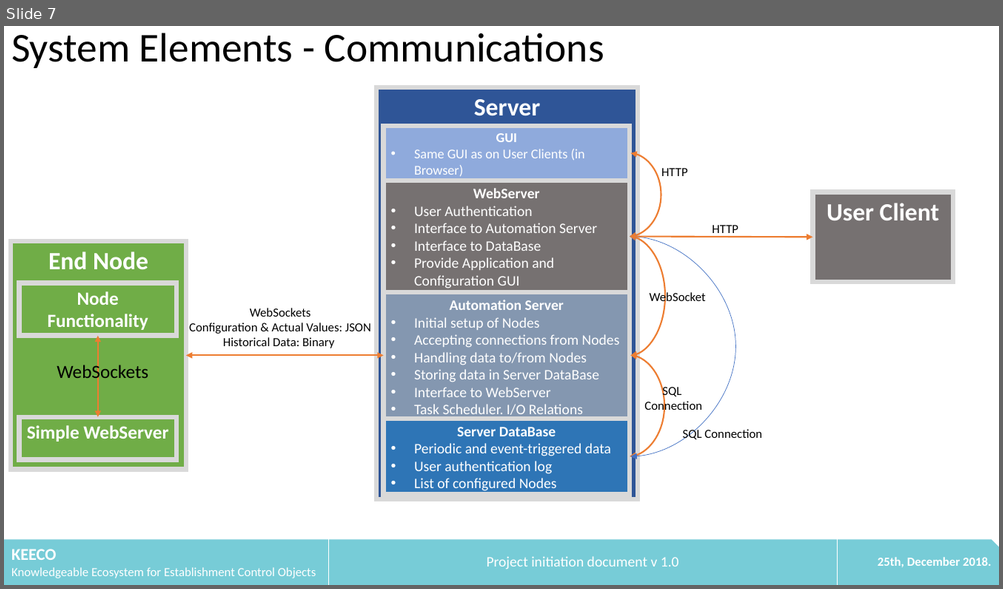
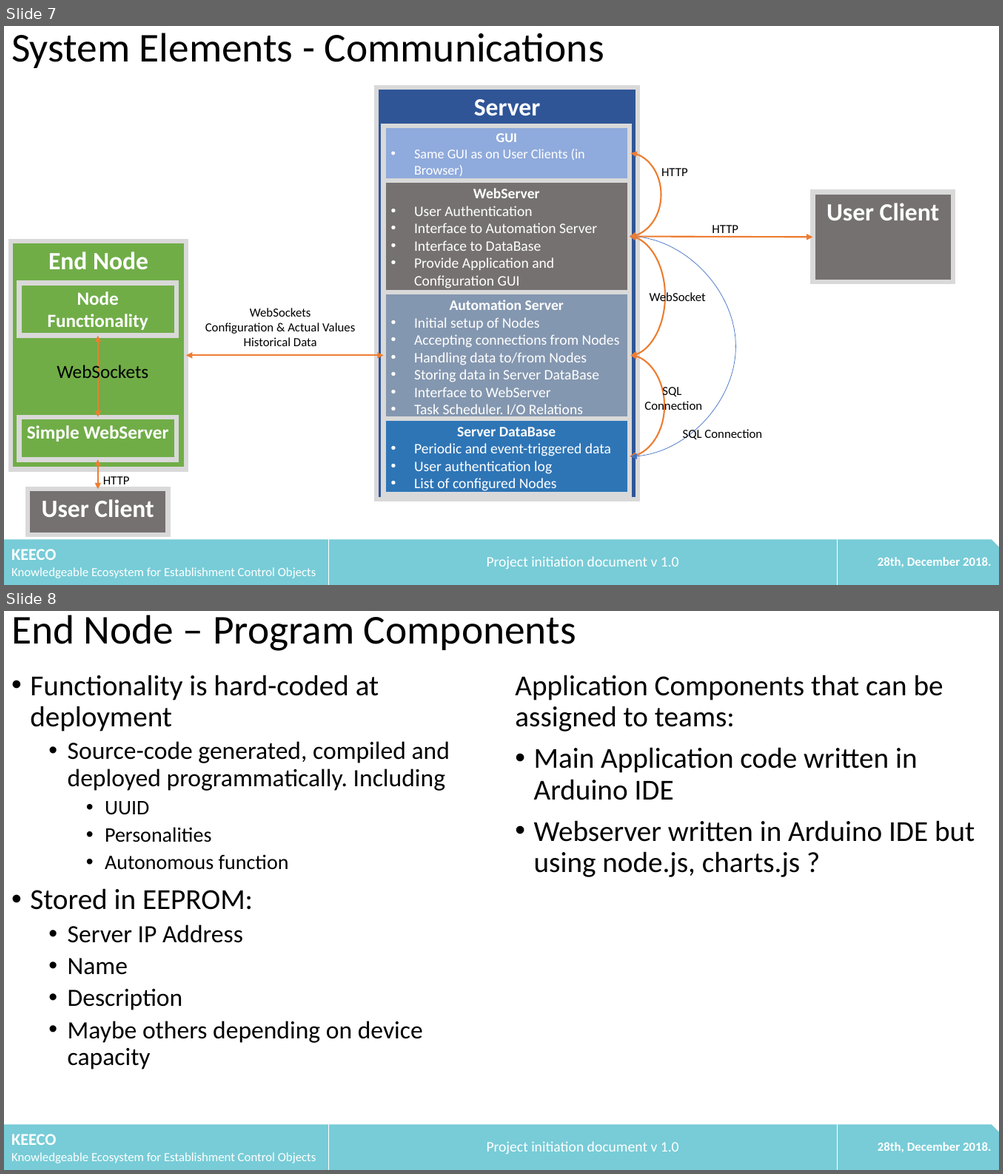
Before and after one commit to litechniks/KEECO, a slide deck: docs/20181225_KEECO_ProjectInit.pptx. Shown one above the other, each under a label of ours: slide 7 before the commit, slides 7 and 8 after it. The pictures are 1003x589 and 1003x1174 pixels, drawn with LibreOffice and Linux fonts; fonts in the diff are those of the drawing. Boxes give left, top, right and bottom in pixels: in the first picture for what was removed or moved away, otherwise in the second. Text is boxed around its words. In the diff, an @@ line names an element or a change of style, - is before the commit and + after.

Commit message:
Update 20181225_KEECO_ProjectInit.pptx
Additions on 12_18: milestones

```diff
--- a/docs/20181225_KEECO_ProjectInit.pptx
+++ b/docs/20181225_KEECO_ProjectInit.pptx
@@ slide 8 added at [4, 611, 999, 1170], background #FFFFFF @@
@@ text added at [11, 615, 576, 651], 39.6 pt, text #000000 @@
+End Node – Program Components
@@ text added at [30, 675, 449, 1070], 24 pt, text #000000 @@
+• Functionality is hard-coded at deployment
+  • Source-code generated, compiled and deployed programmatically. Including
+    • UUID
+    • Personalities
+    • Autonomous function
+• Stored in EEPROM:
+  • Server IP Address
+  • Name
+  • Description
+  • Maybe others depending on device capacity
@@ text added at [515, 675, 974, 877], 28 pt, text #000000 @@
+Application Components that can be assigned to teams:
+• Main Application code written in Arduino IDE
+• Webserver written in Arduino IDE but using node.js, charts.js ?
@@ snip rect added at [4, 1125, 999, 1170], fill #77CCD7 @@
@@ table added at [4, 1125, 999, 1170], 1 rows, 3 columns @@
+KEECO / Knowledgeable Ecosystem for Establishment Control Objects | Project initiation document v 1.0 | 28th, December 2018.
@@ slide 7 changed as well @@
@@ text "WebSockets": place and size @@
-text "WebSockets" at [189, 308, 371, 349]
+text "WebSockets" at [205, 308, 355, 346]
@@ text at [205, 323, 355, 346]: text changed @@
-Configuration & Actual Values: JSON
-Historical Data: Binary
+Configuration & Actual Values
+Historical Data
@@ double arrow added from (98, 460) to (98, 489), #ED7D31 1.5 pt @@
@@ rectangle added at [28, 489, 168, 535], fill #767171, outline #D9D9D9 4.5 pt, 24 pt, text #FFFFFF, bold @@
+User Client
@@ text added at [103, 477, 130, 485], 12 pt, text #000000 @@
+HTTP
@@ table at [4, 540, 999, 585] @@
-row 1, column 3: 25th, December 2018.
+row 1, column 3: 28th, December 2018.
```
Also in this commit, not shown: 6 other slides changed, 4 other slides added.
